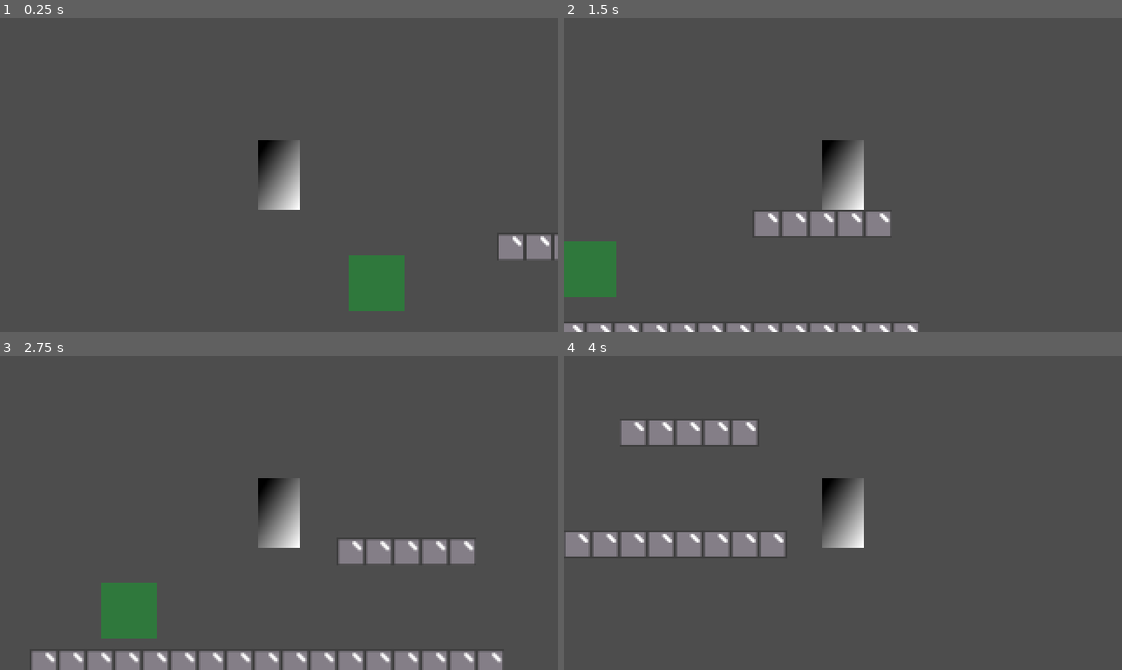
Above: before the commit, frames 1-4 (two rows, left to right).
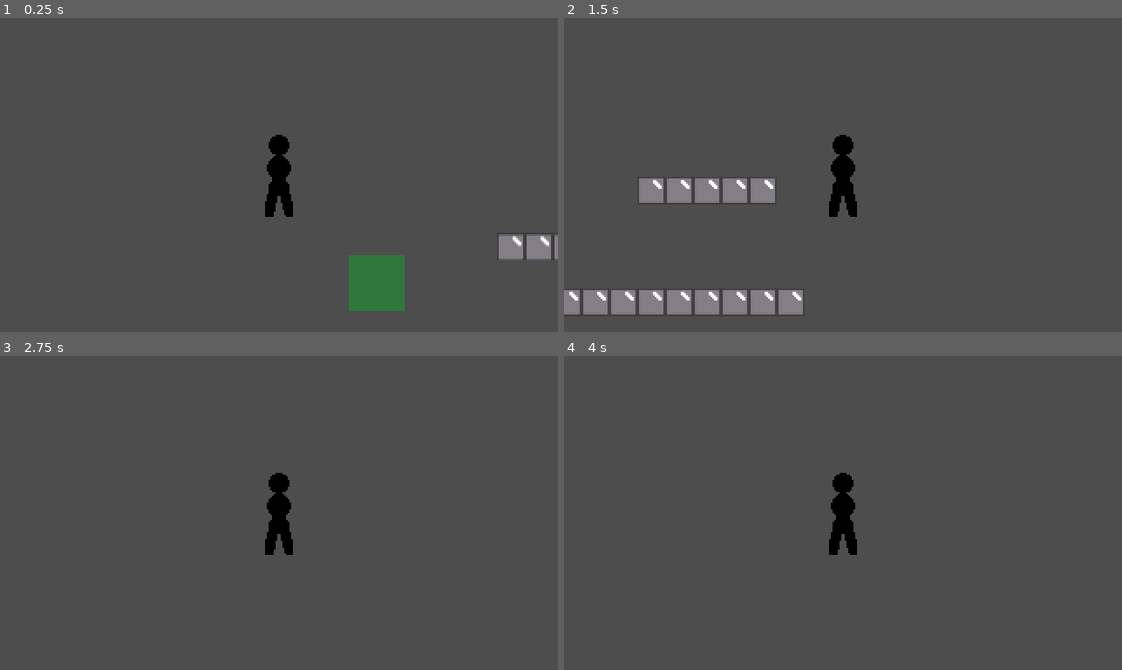
Above: after the commit, the same moments.

Repository: Burning-Cactus/MVM28-Symbiote
Game: Godot game, scene res://test_world.tscn
Same seed, same stepped clock (60 frames per second), same inputs: the game is played once before the commit and once after it.
Inputs:
- Up to frame 1 (0.25 s): no input
- Up to frame 2 (1.5 s): hold Shift (run) 0.53-1.28 s; hold D (move_right) from 0.53 s (still down); tap Space (jump) at 0.77 s; tap Shift (run) at 1.35 s
- Up to frame 3 (2.75 s): tap Space (jump) at 1.52 s; release D (move_right) at 2.03 s; hold A (move_left) from 2.03 s (still down); hold Shift (run) from 2.03 s (still down)
- Up to frame 4 (4 s): release A (move_left) at 2.78 s; release Shift (run) at 2.78 s; hold D (move_right) from 2.78 s (still down); tap Shift (run) at 2.85 s; tap Space (jump) at 3.02, 3.77 s; hold Shift (run) from 3.53 s (still down)

The runs differ from the first frame. In frame 1, 1.6% of the frame differs, in the area x 46-54%, y 37-64%; in frame 2, 11%, in the area x 0-64%, y 37-100%; in frame 3, 9.5%; in frame 4, 6.0%.

Commit message:
Make finite state machine

Diff:
--- /dev/null
+++ b/game_over.tscn
@@ -0,0 +1,3 @@
+[gd_scene format=3 uid="uid://devc1g3pg1h2e"]
+
+[node name="GameOver" type="Node"]
--- a/player/player.gd
+++ b/player/player.gd
@@ -1,10 +1,12 @@
 extends CharacterBody2D
 
-const speed = 100.0
+const speed = 150.0
 const jump_strength = -400.0
 
 const max_health = 100.0
 var health = max_health
+
+
 
 func _physics_process(delta: float) -> void:
 	if !is_on_floor():
@@ -31,5 +33,5 @@
 	if health <= 0.0:
 		die()
 
-func die() -> void:
-	pass # Commence game over sequence
+func die() -> void: # Commence game over sequence
+	get_tree().change_scene_to_file("res://game_over.tscn")
--- a/player/player.tscn
+++ b/player/player.tscn
@@ -1,19 +1,34 @@
-[gd_scene load_steps=7 format=3 uid="uid://cc2a5lylx720"]
+[gd_scene load_steps=11 format=3 uid="uid://cc2a5lylx720"]
 
 [ext_resource type="Script" uid="uid://dega4ejgwbbdi" path="res://player/player.gd" id="1_4flbx"]
 [ext_resource type="Script" uid="uid://q877468r564w" path="res://hurt_box.gd" id="2_rkbax"]
+[ext_resource type="Texture2D" uid="uid://ckmim5lul2u3d" path="res://resources/idle.png" id="2_yw30f"]
+[ext_resource type="Texture2D" uid="uid://b3x0yg5vor35n" path="res://resources/slide.png" id="3_qjkh3"]
+[ext_resource type="Script" uid="uid://c1wfmsolmrgg8" path="res://state_machine.gd" id="5_boad6"]
+[ext_resource type="Script" uid="uid://d1v1fap4flkm7" path="res://player/state/idle.gd" id="6_rgyib"]
+[ext_resource type="Script" uid="uid://dgqdlxhkcyms0" path="res://player/state/slide.gd" id="7_hg6s5"]
 
-[sub_resource type="Gradient" id="Gradient_4flbx"]
-
-[sub_resource type="GradientTexture2D" id="GradientTexture2D_onrkg"]
-gradient = SubResource("Gradient_4flbx")
-width = 24
-height = 40
-fill_from = Vector2(0.135328, 0.0726496)
-fill_to = Vector2(1, 1)
+[sub_resource type="SpriteFrames" id="SpriteFrames_g6k8r"]
+animations = [{
+"frames": [{
+"duration": 1.0,
+"texture": ExtResource("2_yw30f")
+}],
+"loop": true,
+"name": &"idle",
+"speed": 5.0
+}, {
+"frames": [{
+"duration": 1.0,
+"texture": ExtResource("3_qjkh3")
+}],
+"loop": true,
+"name": &"slide",
+"speed": 5.0
+}]
 
 [sub_resource type="RectangleShape2D" id="RectangleShape2D_sh265"]
-size = Vector2(24, 40)
+size = Vector2(24, 48)
 
 [sub_resource type="RectangleShape2D" id="RectangleShape2D_oul6g"]
 size = Vector2(24, 40)
@@ -22,8 +37,9 @@
 collision_layer = 2
 script = ExtResource("1_4flbx")
 
-[node name="PlaceholderSprite" type="Sprite2D" parent="."]
-texture = SubResource("GradientTexture2D_onrkg")
+[node name="AnimatedSprite2D" type="AnimatedSprite2D" parent="."]
+sprite_frames = SubResource("SpriteFrames_g6k8r")
+animation = &"idle"
 
 [node name="CollisionBox" type="CollisionShape2D" parent="."]
 shape = SubResource("RectangleShape2D_sh265")
@@ -37,3 +53,13 @@
 [node name="CollisionShape2D" type="CollisionShape2D" parent="Hurtbox"]
 shape = SubResource("RectangleShape2D_oul6g")
 debug_color = Color(0.579339, 0.550721, 0.110295, 0.42)
+
+[node name="StateMachine" type="Node" parent="."]
+script = ExtResource("5_boad6")
+metadata/_custom_type_script = "uid://c1wfmsolmrgg8"
+
+[node name="Idle" type="Node" parent="StateMachine"]
+script = ExtResource("6_rgyib")
+
+[node name="Slide" type="Node" parent="StateMachine"]
+script = ExtResource("7_hg6s5")
--- /dev/null
+++ b/player/state/idle.gd
@@ -0,0 +1,11 @@
+extends Node
+
+
+# Called when the node enters the scene tree for the first time.
+func _ready() -> void:
+	pass # Replace with function body.
+
+
+# Called every frame. 'delta' is the elapsed time since the previous frame.
+func _process(delta: float) -> void:
+	pass
--- /dev/null
+++ b/player/state/slide.gd
@@ -0,0 +1,11 @@
+extends Node
+
+
+# Called when the node enters the scene tree for the first time.
+func _ready() -> void:
+	pass # Replace with function body.
+
+
+# Called every frame. 'delta' is the elapsed time since the previous frame.
+func _process(delta: float) -> void:
+	pass
--- a/project.godot
+++ b/project.godot
@@ -45,6 +45,11 @@
 "events": [Object(InputEventKey,"resource_local_to_scene":false,"resource_name":"","device":-1,"window_id":0,"alt_press …(195 unchanged characters)…
 ]
 }
+slide={
+"deadzone": 0.2,
+"events": [Object(InputEventKey,"resource_local_to_scene":false,"resource_name":"","device":-1,"window_id":0,"alt_pressed":false,"shift_pressed":false,"ctrl_pressed":false,"meta_pressed":false,"pressed":false,"keycode":0,"physical_keycode":4194326,"key_label":0,"unicode":0,"location":0,"echo":false,"script":null)
+]
+}
 
 [layer_names]
 
--- /dev/null
+++ b/state_machine.gd
@@ -0,0 +1,13 @@
+class_name StateMachine
+extends Node
+
+@onready var parent: Node2D = get_parent()
+
+# Called when the node enters the scene tree for the first time.
+func _ready() -> void:
+	pass # Replace with function body.
+
+
+# Called every frame. 'delta' is the elapsed time since the previous frame.
+func _process(delta: float) -> void:
+	pass
Not shown, added: player/state/idle.gd.uid
Not shown, added: player/state/slide.gd.uid
Binary file added: resources/idle.png
Not shown, added: resources/idle.png.import
Binary file added: resources/slide.png
Not shown, added: resources/slide.png.import
Not shown, added: state_machine.gd.uid
